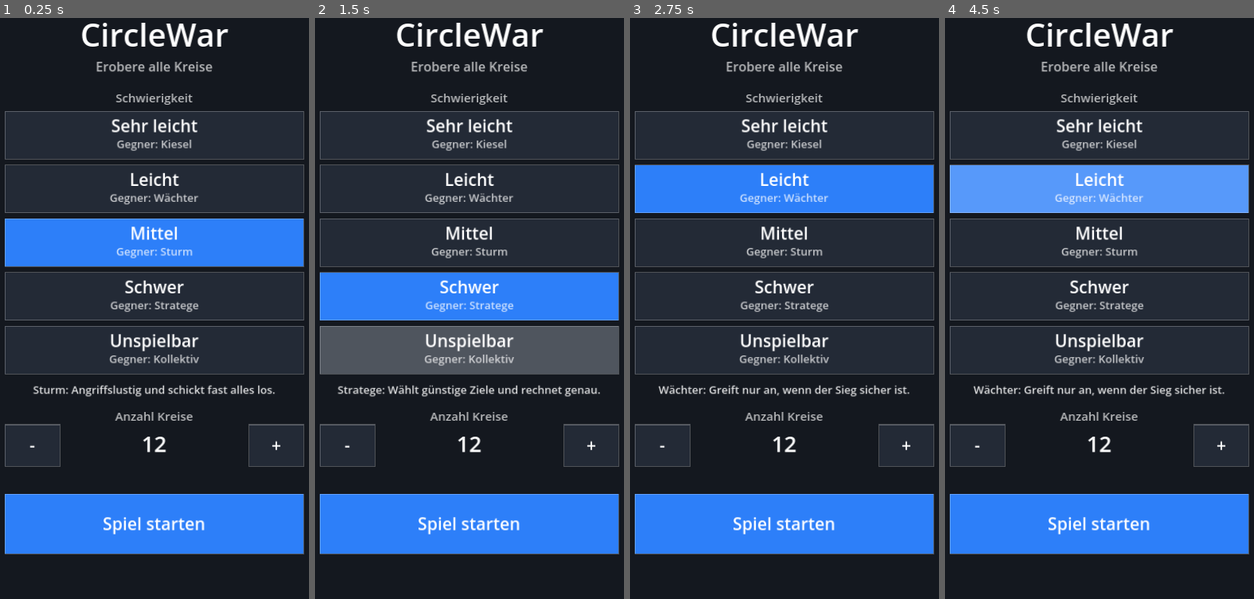
Above: before the commit, frames 1-4 (left to right).
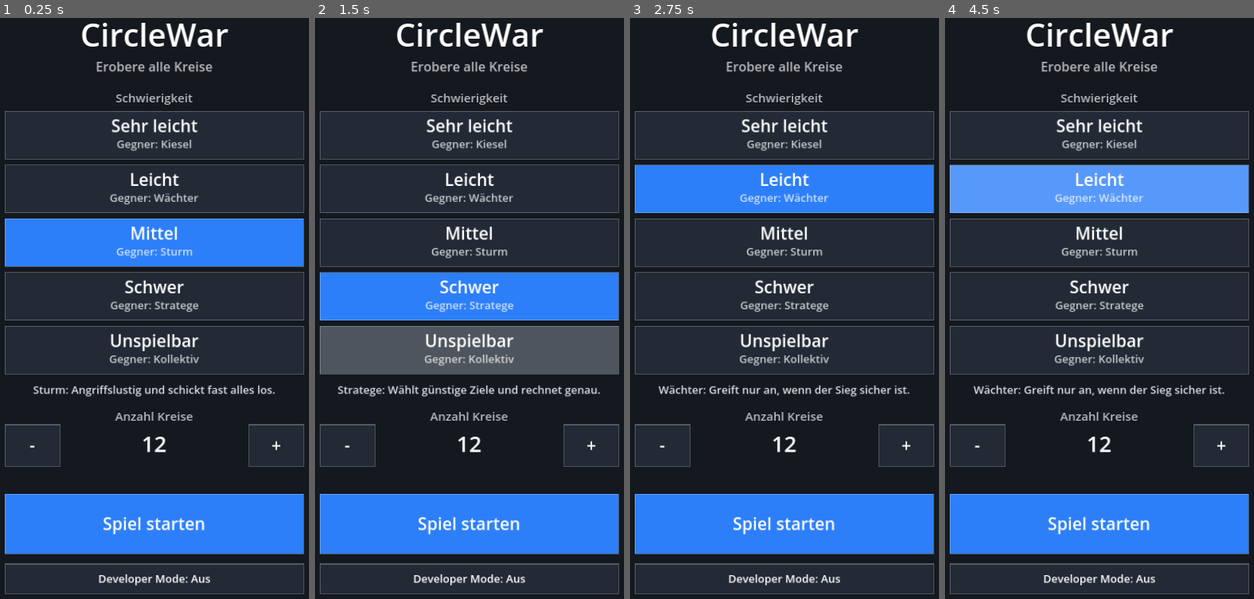
Above: after the commit, the same moments.

Repository: dremsky84/CircleWar
Game: Godot game, scene res://main.tscn
Two runs of this game, one before a commit and one after it. Both use one fixed random seed, a clock stepped at 60 frames per second and the inputs below.
Inputs (mouse positions are in pixels of both pictures, inside the frame that each line leads up to):
- Up to frame 1 (0.25 s): no input
- Up to frame 2 (1.5 s): tap Enter at 0.5 s; move the mouse to (549, 273) at 0.52 s; click (549, 273) at 0.67 s; tap Space at 1.25 s; drag from (398, 337) to (450, 430) at 1.27 s
- Up to frame 3 (2.75 s): move the mouse to (821, 163) at 2.02 s; click (821, 163) at 2.17 s
- Up to frame 4 (4.5 s): tap Enter at 2.75, 4.25 s; drag from (1080, 430) to (991, 209) at 2.77 s; tap Space at 3.5 s; move the mouse to (1207, 401) at 3.52 s; click (1207, 401) at 3.67 s; drag from (991, 209) to (1046, 145) at 4.27 s

The runs differ from the first frame. In frame 1, 0.8% of the frame differs, in the area x 1-99%, y 93-100%; in frame 2, 0.8%; in frame 3, 0.8%; in frame 4, 0.8%.

Commit message:
Größere Trefferflächen, freies Senden, Dreiecke für Armeen, Developer Mode
Co-Authored-By: Claude Sonnet 5.5 <noreply@anthropic.com>
Claude-Session: https://claude.ai/code/session_0136NsyP7JNdCaXv9od2PjSo

Diff:
--- a/scripts/game.gd
+++ b/scripts/game.gd
@@ -13,10 +13,14 @@
 const ARMY_SPEED := 160.0      # Pixel pro Sekunde für entsendete Armeen
 const BASE_GROWTH := 1.0       # Armee pro Sekunde auf einem besetzten Kreis
 const FRACTIONS := [0.25, 0.5, 0.75, 1.0]
-const TAP_TOLERANCE := 12.0    # Zusätzlicher Trefferbereich um Kreise (Finger)
+const TAP_TOLERANCE := 16.0    # Trefferfläche = sichtbarer Kreis + dieser Rand
+const MIN_HIT_RADIUS := 56.0   # auch kleine Kreise sind mindestens so gut treffbar
+const RELEASE_SNAP := 30.0     # beim Loslassen zählt ein Kreis auch knapp daneben
 const MIN_CIRCLES := 4
 const MAX_CIRCLES := 30
 const SETTINGS_PATH := "user://settings.cfg"
+const SPEEDS := [0.5, 1.0, 2.0, 4.0]
+const SPEED_LABELS := ["0.5", "1", "2", "4"]
 
 const BG_COLOR := Color("#14181f")
 const COLORS := {
@@ -51,6 +55,7 @@
 # Einstellungen (im Menü wählbar, werden gespeichert)
 var difficulty := 2
 var circle_count := 12
+var dev_mode := false
 
 var state := State.MENU
 var map_size := DESIGN_SIZE
@@ -68,6 +73,14 @@
 var winner := 0
 var rng := RandomNumberGenerator.new()
 
+# Developer Mode (nur aktiv, wenn im Menü eingeschaltet)
+var dev_open := false          # Panel sichtbar
+var dev_paused := false
+var dev_speed_index := 1
+var dev_ai_frozen := false
+var dev_info := false
+var dev_tool := ""             # "", "owner", "plus", "minus"
+
 
 func _ready() -> void:
 	rng.randomize()
@@ -87,12 +100,14 @@
 	if cfg.load(SETTINGS_PATH) == OK:
 		difficulty = clampi(int(cfg.get_value("game", "difficulty", difficulty)), 0, LEVELS.size() - 1)
 		circle_count = clampi(int(cfg.get_value("game", "circles", circle_count)), MIN_CIRCLES, MAX_CIRCLES)
+		dev_mode = bool(cfg.get_value("game", "dev", false))
 
 
 func _save_settings() -> void:
 	var cfg := ConfigFile.new()
 	cfg.set_value("game", "difficulty", difficulty)
 	cfg.set_value("game", "circles", circle_count)
+	cfg.set_value("game", "dev", dev_mode)
 	cfg.save(SETTINGS_PATH)
 
 
@@ -107,6 +122,7 @@
 	drag_active = false
 	game_over = false
 	winner = 0
+	dev_paused = false
 	level = LEVELS[difficulty]
 	ai_timer = level["interval"]
 	state = State.PLAYING
@@ -150,6 +166,31 @@
 
 func _menu_offset() -> float:
 	return maxf(0.0, (map_size.y - DESIGN_SIZE.y) * 0.5)
+
+
+func _panel_rect() -> Rect2:
+	var h := 3.0 * 70.0 + 20.0
+	return Rect2(0.0, map_size.y - h, map_size.x, h)
+
+
+# Knöpfe des Developer-Panels (3 Reihen à 4 Knöpfe)
+func _dev_buttons() -> Array:
+	var p := _panel_rect()
+	var bw := (map_size.x - 50.0) / 4.0
+	var rows := [
+		[["dev_pause", "Weiter" if dev_paused else "Pause"],
+			["dev_speed", "Tempo x" + SPEED_LABELS[dev_speed_index]],
+			["dev_ai", "KI: aus" if dev_ai_frozen else "KI: an"],
+			["dev_info", "Infos: an" if dev_info else "Infos: aus"]],
+		[["dev_map", "Neue Karte"], ["dev_level", "Gegner +"], ["dev_win", "Sieg"], ["dev_lose", "Niederlage"]],
+		[["dev_tool_owner", "Besitzer"], ["dev_tool_plus", "+10"], ["dev_tool_minus", "-10"], ["dev_tool_off", "Werkzeug aus"]],
+	]
+	var list := []
+	for r in rows.size():
+		for c in rows[r].size():
+			list.append({"id": rows[r][c][0], "label": rows[r][c][1], "sub": "", "size": 22,
+				"rect": Rect2(10.0 + c * (bw + 10.0), p.position.y + 10.0 + r * 70.0, bw, 60.0)})
+	return list
 
 
 # Liefert die aktuell sichtbaren Knöpfe als [{id, rect, label, sub}]
@@ -167,12 +208,18 @@
 		list.append({"id": "minus", "rect": Rect2(cx - bw * 0.5, row_y, 110.0, 84.0), "label": "-", "sub": ""})
 		list.append({"id": "plus", "rect": Rect2(cx + bw * 0.5 - 110.0, row_y, 110.0, 84.0), "label": "+", "sub": ""})
 		list.append({"id": "start", "rect": Rect2(cx - bw * 0.5, off + 1020.0, bw, 120.0), "label": "Spiel starten", "sub": ""})
+		list.append({"id": "dev_toggle", "rect": Rect2(cx - bw * 0.5, off + 1160.0, bw, 60.0),
+			"label": "Developer Mode: " + ("An" if dev_mode else "Aus"), "sub": "", "size": 22})
 	elif game_over:
 		var bw := 400.0
 		list.append({"id": "again", "rect": Rect2(cx - bw * 0.5, map_size.y * 0.5 + 110.0, bw, 90.0), "label": "Nochmal", "sub": ""})
 		list.append({"id": "tomenu", "rect": Rect2(cx - bw * 0.5, map_size.y * 0.5 + 220.0, bw, 90.0), "label": "Menü", "sub": ""})
 	else:
 		list.append({"id": "menu", "rect": Rect2(map_size.x - 170.0, 16.0, 150.0, 56.0), "label": "Menü", "sub": ""})
+		if dev_mode:
+			list.append({"id": "dev", "rect": Rect2(map_size.x - 340.0, 16.0, 150.0, 56.0), "label": "DEV", "sub": ""})
+			if dev_open:
+				list.append_array(_dev_buttons())
 	return list
 
 
@@ -181,6 +228,21 @@
 		if b["rect"].has_point(pos):
 			return b["id"]
 	return ""
+
+
+# Ist ein Schalter-Knopf gerade "an"? (für die Hervorhebung)
+func _is_active(id: String) -> bool:
+	match id:
+		"dev": return dev_open
+		"dev_pause": return dev_paused
+		"dev_ai": return dev_ai_frozen
+		"dev_info": return dev_info
+		"dev_toggle": return dev_mode
+		"dev_tool_owner": return dev_tool == "owner"
+		"dev_tool_plus": return dev_tool == "plus"
+		"dev_tool_minus": return dev_tool == "minus"
+		"dev_tool_off": return dev_tool == ""
+	return false
 
 
 func _activate(id: String) -> void:
@@ -200,9 +262,71 @@
 			drag_active = false
 			selected = -1
 			_update_size()
+		"dev_toggle":
+			dev_mode = not dev_mode
+			_reset_dev()
+			_save_settings()
+		"dev":
+			dev_open = not dev_open
+		"dev_pause":
+			dev_paused = not dev_paused
+		"dev_speed":
+			dev_speed_index = (dev_speed_index + 1) % SPEEDS.size()
+		"dev_ai":
+			dev_ai_frozen = not dev_ai_frozen
+		"dev_info":
+			dev_info = not dev_info
+		"dev_map":
+			start_game()
+		"dev_level":
+			difficulty = (difficulty + 1) % LEVELS.size()
+			level = LEVELS[difficulty]
+			ai_timer = level["interval"]
+		"dev_win":
+			_force_end(1)
+		"dev_lose":
+			_force_end(2)
+		"dev_tool_owner":
+			dev_tool = "owner"
+		"dev_tool_plus":
+			dev_tool = "plus"
+		"dev_tool_minus":
+			dev_tool = "minus"
+		"dev_tool_off":
+			dev_tool = ""
 		_:
-			if id.begins_with("d"):
+			if id.begins_with("d") and id.length() == 2:
 				difficulty = int(id.substr(1))
+
+
+func _reset_dev() -> void:
+	dev_open = false
+	dev_paused = false
+	dev_speed_index = 1
+	dev_ai_frozen = false
+	dev_info = false
+	dev_tool = ""
+
+
+func _force_end(winning_owner: int) -> void:
+	game_over = true
+	winner = winning_owner
+	drag_active = false
+	selected = -1
+
+
+# Developer-Werkzeug auf einen Kreis anwenden: Besitzer wechseln, +10 / -10 Armee
+func _apply_dev_tool(i: int) -> void:
+	if i < 0:
+		return
+	var c: Dictionary = circles[i]
+	match dev_tool:
+		"owner":
+			c["owner"] = (int(c["owner"]) + 1) % 3
+		"plus":
+			c["value"] += 10.0
+		"minus":
+			c["value"] = maxf(1.0, c["value"] - 10.0)
 
 
 # ---------- Eingabe ----------
@@ -225,6 +349,11 @@
 		return
 	if state != State.PLAYING or game_over:
 		return
+	if dev_mode and dev_open and _panel_rect().has_point(pos):
+		return  # Berührungen auf dem Panel gehen nicht ins Spielfeld durch
+	if dev_mode and dev_tool != "":
+		_apply_dev_tool(_circle_at(pos))
+		return
 	drag_active = true
 	drag_pos = pos
 	press_index = _circle_at(pos)
@@ -246,7 +375,7 @@
 	if state != State.PLAYING or game_over:
 		return
 
-	var target := _circle_at(pos)
+	var target := _circle_at(pos, RELEASE_SNAP)
 	if press_index >= 0 and circles[press_index]["owner"] == 1:
 		if target == press_index:
 			# Tippen: Anteil der Armee umschalten (25, 50, 75, 100 %)
@@ -259,35 +388,52 @@
 	queue_redraw()
 
 
-func _circle_at(pos: Vector2) -> int:
+# Trefferradius eines Kreises: sichtbarer Kreis plus Rand, mindestens MIN_HIT_RADIUS
+func _hit_radius(c: Dictionary) -> float:
+	return maxf(c["radius"] + TAP_TOLERANCE, MIN_HIT_RADIUS)
+
+
+# Kreis an dieser Position. extra erweitert die Trefferfläche (beim Loslassen).
+# Bei mehreren Treffern gewinnt der Kreis mit dem kleinsten Abstand zu seinem Rand.
+func _circle_at(pos: Vector2, extra: float = 0.0) -> int:
+	var best := -1
+	var best_gap := INF
 	for i in circles.size():
-		if pos.distance_to(circles[i]["pos"]) <= circles[i]["radius"] + TAP_TOLERANCE:
-			return i
-	return -1
+		var gap: float = pos.distance_to(circles[i]["pos"]) - _hit_radius(circles[i])
+		if gap <= extra and gap < best_gap:
+			best_gap = gap
+			best = i
+	return best
 
 
 # ---------- Spielregeln ----------
+
+# Menge, die ein Anteil der Armee von src ergibt (mindestens 1, höchstens alles)
+func _amount_for(src: int, fraction: float) -> float:
+	var v: float = floorf(circles[src]["value"])
+	return clampf(floorf(circles[src]["value"] * fraction), 1.0, maxf(v, 1.0))
+
 
 # Sendet einen Anteil der Armee von src nach dst.
 func _try_send(owner: int, src: int, dst: int, fraction: float) -> bool:
-	return _send_amount(owner, src, dst, floorf(circles[src]["value"] * fraction))
-
-
-# Angriffe brauchen mehr Armee als das Ziel, Verstärkung eigener Kreise geht immer.
+	if src < 0 or src >= circles.size():
+		return false
+	return _send_amount(owner, src, dst, _amount_for(src, fraction))
+
+
+# Man darf jederzeit senden. Ist die Armee kleiner als das Ziel, wird sie bei der
+# Ankunft einfach von dessen Armee abgezogen.
 func _send_amount(owner: int, src: int, dst: int, amount: float) -> bool:
 	if src == dst or circles[src]["owner"] != owner:
 		return false
 	amount = minf(amount, floorf(circles[src]["value"]))
 	if amount < 1.0:
 		return false
-	var dst_circle: Dictionary = circles[dst]
-	if dst_circle["owner"] != owner and amount <= dst_circle["value"]:
-		return false
 
 	circles[src]["value"] -= amount
 	armies.append({
 		"from": circles[src]["pos"],
-		"to": dst_circle["pos"],
+		"to": circles[dst]["pos"],
 		"owner": owner,
 		"amount": amount,
 		"target": dst,
@@ -329,8 +475,8 @@
 # ---------- Ablauf ----------
 
 func _process(delta: float) -> void:
-	if state == State.PLAYING and not game_over:
-		_tick(delta)
+	if state == State.PLAYING and not game_over and not dev_paused:
+		_tick(delta * SPEEDS[dev_speed_index])
 	queue_redraw()
 
 
@@ -350,10 +496,11 @@
 			armies.erase(army)
 			_resolve(army)
 
-	ai_timer -= delta
-	if ai_timer <= 0.0:
-		ai_timer = level["interval"]
-		_ai_think()
+	if not dev_ai_frozen:
+		ai_timer -= delta
+		if ai_timer <= 0.0:
+			ai_timer = level["interval"]
+			_ai_think()
 
 	_check_winner()
 
@@ -376,7 +523,7 @@
 			break
 
 
-# Kiesel: zufälliger Kreis greift ein zufälliges Ziel an, nur wenn es klappt
+# Kiesel: zufälliger Kreis schickt einen Teil seiner Armee auf ein zufälliges Ziel
 func _ai_random(own: Array, others: Array) -> void:
 	var src: int = own[rng.randi() % own.size()]
 	var dst: int = others[rng.randi() % others.size()]
@@ -453,12 +600,10 @@
 	draw_string(font, Vector2(0.0, y), text, HORIZONTAL_ALIGNMENT_CENTER, map_size.x, size, color)
 
 
-func _draw_button(font: Font, b: Dictionary, selected_btn: bool, pressed: bool, primary: bool) -> void:
+func _draw_button(font: Font, b: Dictionary, active: bool, pressed: bool, primary: bool) -> void:
 	var r: Rect2 = b["rect"]
 	var fill := Color("#232a36")
-	if primary:
-		fill = Color("#2d7ff9")
-	if selected_btn:
+	if primary or active:
 		fill = Color("#2d7ff9")
 	if pressed:
 		fill = fill.lightened(0.2)
@@ -466,12 +611,13 @@
 	draw_rect(r, Color(1, 1, 1, 0.25), false, 2.0)
 	var label: String = b["label"]
 	var sub: String = b["sub"]
+	var fs: int = b.get("size", 34)
 	if sub == "":
-		draw_string(font, Vector2(r.position.x, r.position.y + r.size.y * 0.5 + 12.0), label,
-			HORIZONTAL_ALIGNMENT_CENTER, r.size.x, 34, Color.WHITE)
+		draw_string(font, Vector2(r.position.x, r.position.y + r.size.y * 0.5 + fs * 0.35), label,
+			HORIZONTAL_ALIGNMENT_CENTER, r.size.x, fs, Color.WHITE)
 	else:
 		draw_string(font, Vector2(r.position.x, r.position.y + 42.0), label,
-			HORIZONTAL_ALIGNMENT_CENTER, r.size.x, 34, Color.WHITE)
+			HORIZONTAL_ALIGNMENT_CENTER, r.size.x, fs, Color.WHITE)
 		draw_string(font, Vector2(r.position.x, r.position.y + 74.0), "Gegner: " + sub,
 			HORIZONTAL_ALIGNMENT_CENTER, r.size.x, 22, Color(1, 1, 1, 0.75))
 
@@ -493,8 +639,8 @@
 
 	for b in _buttons():
 		var id: String = b["id"]
-		var is_selected := id == "d%d" % difficulty
-		_draw_button(font, b, is_selected, id == press_button, id == "start")
+		var active := id == "d%d" % difficulty or _is_active(id)
+		_draw_button(font, b, active, id == press_button, id == "start")
 
 	_text(font, off + 818.0, level_info(), 22, Color(1, 1, 1, 0.85))
 	_text(font, off + 872.0, "Anzahl Kreise", 24, Color(1, 1, 1, 0.7))
@@ -503,6 +649,23 @@
 
 func level_info() -> String:
 	return LEVELS[difficulty]["name"] + ": " + LEVELS[difficulty]["info"]
+
+
+# Armee unterwegs: kleines Dreieck in Bewegungsrichtung mit der Zahl darüber
+func _draw_army(font: Font, a: Dictionary) -> void:
+	var p: Vector2 = a["from"].lerp(a["to"], a["progress"])
+	var dir: Vector2 = (a["to"] - a["from"]).normalized()
+	var perp := Vector2(-dir.y, dir.x)
+	var s: float = clampf(8.0 + sqrt(a["amount"]) * 1.6, 10.0, 22.0)
+	var tri := PackedVector2Array([
+		p + dir * s * 1.3,
+		p - dir * s * 0.8 + perp * s * 0.85,
+		p - dir * s * 0.8 - perp * s * 0.85,
+	])
+	draw_colored_polygon(tri, COLORS[a["owner"]])
+	draw_polyline(PackedVector2Array([tri[0], tri[1], tri[2], tri[0]]), Color(1, 1, 1, 0.9), 2.0)
+	draw_string(font, p + Vector2(-20.0, -s - 6.0), str(int(a["amount"])),
+		HORIZONTAL_ALIGNMENT_CENTER, 40, 20, Color.WHITE)
 
 
 func _draw_game(font: Font) -> void:
@@ -511,17 +674,27 @@
 		draw_circle(c["pos"], c["radius"], COLORS[c["owner"]])
 		if i == selected:
 			draw_arc(c["pos"], c["radius"] + 8.0, 0.0, TAU, 48, Color.WHITE, 3.0)
-		draw_string(font, c["pos"] + Vector2(-c["radius"], 10.0), str(int(c["value"])),
-			HORIZONTAL_ALIGNMENT_CENTER, c["radius"] * 2.0, 28, Color.WHITE)
+		var label := "%.1f" % c["value"] if (dev_mode and dev_info) else str(int(c["value"]))
+		var label_size := 24 if (dev_mode and dev_info) else 28
+		draw_string(font, c["pos"] + Vector2(-c["radius"], label_size * 0.35), label,
+			HORIZONTAL_ALIGNMENT_CENTER, c["radius"] * 2.0, label_size, Color.WHITE)
+		if dev_mode and dev_info:
+			draw_arc(c["pos"], _hit_radius(c), 0.0, TAU, 48, Color(1, 1, 0, 0.35), 1.5)
 
 	for a in armies:
-		var p: Vector2 = a["from"].lerp(a["to"], a["progress"])
-		draw_circle(p, 9.0, COLORS[a["owner"]])
-		draw_string(font, p + Vector2(-20, -14), str(int(a["amount"])),
-			HORIZONTAL_ALIGNMENT_CENTER, 40, 20, Color.WHITE)
+		_draw_army(font, a)
 
 	if drag_active and selected >= 0:
-		draw_line(circles[selected]["pos"], drag_pos, Color(1, 1, 1, 0.5), 3.0)
+		var end := drag_pos
+		var hover := _circle_at(drag_pos, RELEASE_SNAP)
+		if hover >= 0 and hover != selected:
+			var hc: Dictionary = circles[hover]
+			end = hc["pos"]
+			draw_arc(hc["pos"], hc["radius"] + 10.0, 0.0, TAU, 48, Color.WHITE, 3.0)
+			draw_string(font, hc["pos"] + Vector2(-60.0, -hc["radius"] - 18.0),
+				"-> %d" % int(_amount_for(selected, FRACTIONS[fraction_index])),
+				HORIZONTAL_ALIGNMENT_CENTER, 120, 24, Color.WHITE)
+		draw_line(circles[selected]["pos"], end, Color(1, 1, 1, 0.5), 3.0)
 
 	var player_count := _indices_with_owner(1).size()
 	var enemy_count := _indices_with_owner(2).size()
@@ -532,9 +705,15 @@
 		"Anteil: %d %%  (eigenen Kreis antippen)" % int(FRACTIONS[fraction_index] * 100),
 		HORIZONTAL_ALIGNMENT_LEFT, -1, 20, Color(1, 1, 1, 0.8))
 
-	for b in _buttons():
-		if b["id"] == "menu":
-			_draw_button(font, b, false, "menu" == press_button, false)
+	if dev_mode:
+		_draw_dev_overlay(font)
+
+	if not game_over:
+		if dev_mode and dev_open:
+			draw_rect(_panel_rect(), Color(0, 0, 0, 0.78), true)
+		for b in _buttons():
+			var id: String = b["id"]
+			_draw_button(font, b, _is_active(id), id == press_button, false)
 
 	if game_over:
 		draw_rect(Rect2(Vector2.ZERO, map_size), Color(0, 0, 0, 0.6), true)
@@ -543,3 +722,32 @@
 		_text(font, map_size.y * 0.5 + 30.0, "%s (%s)" % [level["label"], level["name"]], 26, Color(1, 1, 1, 0.8))
 		for b in _buttons():
 			_draw_button(font, b, false, b["id"] == press_button, b["id"] == "again")
+
+
+# Developer-Anzeigen: Werkzeug, Pause und (optional) Diagnosewerte
+func _draw_dev_overlay(font: Font) -> void:
+	var y := 102.0
+	if dev_tool != "":
+		draw_string(font, Vector2(20, y), "Werkzeug: " + dev_tool_label() + " (Kreis antippen)",
+			HORIZONTAL_ALIGNMENT_LEFT, -1, 20, Color("#ffd23f"))
+		y += 26.0
+	if dev_info:
+		var lines := [
+			"FPS %d   Kreise %d   Armeen unterwegs %d" % [Engine.get_frames_per_second(), circles.size(), armies.size()],
+			"KI %s: alle %.1fs, nächste in %.1fs%s" % [level["name"], level["interval"], maxf(ai_timer, 0.0),
+				" (eingefroren)" if dev_ai_frozen else ""],
+			"Tempo x%s   Wachstum KI x%.2f" % [SPEED_LABELS[dev_speed_index], level["growth"]],
+		]
+		for line in lines:
+			draw_string(font, Vector2(20, y), line, HORIZONTAL_ALIGNMENT_LEFT, -1, 18, Color("#ffd23f"))
+			y += 24.0
+	if dev_paused:
+		_text(font, map_size.y * 0.5, "PAUSE", 56, Color(1, 1, 1, 0.5))
+
+
+func dev_tool_label() -> String:
+	match dev_tool:
+		"owner": return "Besitzer wechseln"
+		"plus": return "+10 Armee"
+		"minus": return "-10 Armee"
+	return ""
